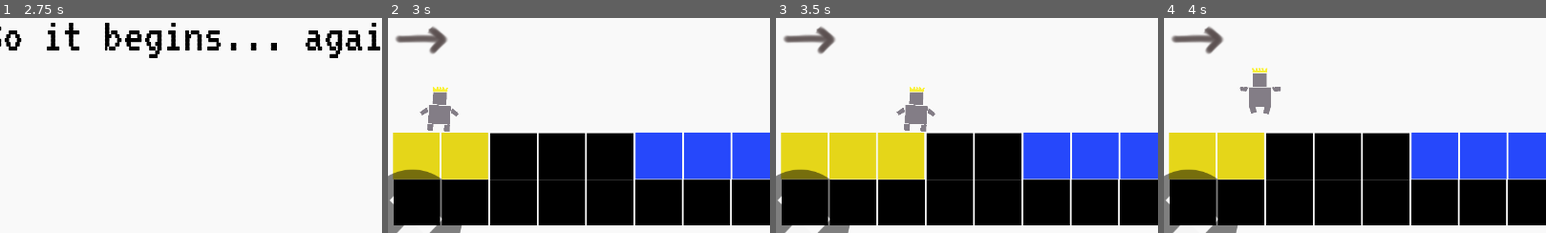
Above: before the commit, frames 1-4 (left to right).
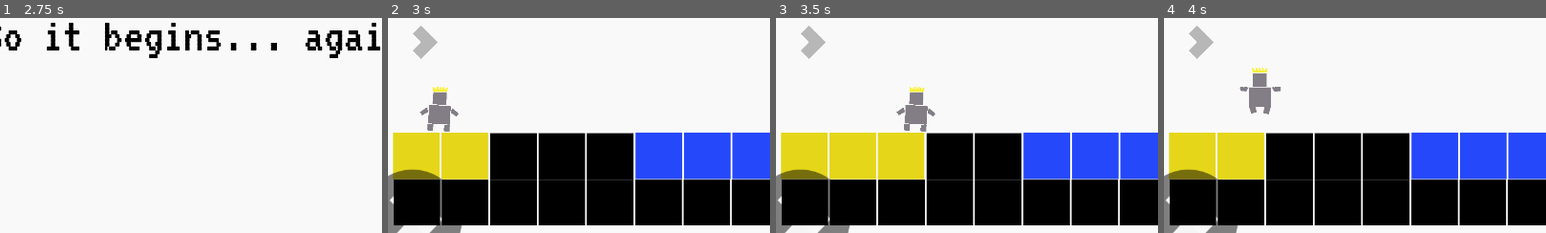
Above: after the commit, the same moments.

Repository: meburns/midas
Game: Godot game, scene res://src/transitions/Splash.tscn
The game is run twice, just before and just after one commit, with the same random seed, the same clock (stepped at 60 frames per second) and the same inputs.
Inputs:
- Up to frame 1 (2.75 s): tap Enter (ui_accept) at 0.5, 1.25, 2 s; hold Right (move_right) 0.53-2.03 s; tap R (refresh) at 0.6, 1.35, 2.1 s; tap Space (jump) at 0.77, 1.52 s; hold A (move_left) from 2.03 s (still down)
- Up to frame 2 (3 s): tap Enter (ui_accept) at 2.75 s; release A (move_left) at 2.78 s; hold Right (move_right) from 2.78 s (still down); tap R (refresh) at 2.85 s
- Up to frame 3 (3.5 s): keep holding Right (move_right); tap Space (jump) at 3.02 s
- Up to frame 4 (4 s): keep holding Right (move_right); tap R (refresh) at 3.6 s; tap Space (jump) at 3.77 s
The pictures show only the part of the screen within x 21-71%, y 38-88%; the shares and areas given below are measured in that part.

Frame 1 is identical in both runs. In frame 2, 1.0% of the frame differs, in the area x 2-16%, y 3-20%; in frame 3, 1.0%; in frame 4, 1.0%.

Commit message:
Replace right blink arrow

Diff:
--- a/src/overlays/BlinkRight.tscn
+++ b/src/overlays/BlinkRight.tscn
@@ -1,10 +1,40 @@
-[gd_scene load_steps=3 format=2]
+[gd_scene load_steps=7 format=2]
 
-[ext_resource path="res://assets/overlays/right_arrow.png" type="Texture" id=1]
-[ext_resource path="res://src/overlays/Blink.gd" type="Script" id=2]
+[ext_resource path="res://assets/overlays/arrow.png" type="Texture" id=1]
+
+[sub_resource type="AtlasTexture" id=4]
+flags = 4
+atlas = ExtResource( 1 )
+region = Rect2( 0, 0, 200, 200 )
+
+[sub_resource type="AtlasTexture" id=5]
+flags = 4
+atlas = ExtResource( 1 )
+region = Rect2( 0, 200, 200, 200 )
+
+[sub_resource type="AtlasTexture" id=6]
+flags = 4
+atlas = ExtResource( 1 )
+region = Rect2( 0, 400, 200, 200 )
+
+[sub_resource type="AtlasTexture" id=7]
+flags = 4
+atlas = ExtResource( 1 )
+region = Rect2( 0, 600, 200, 200 )
+
+[sub_resource type="SpriteFrames" id=3]
+animations = [ {
+"frames": [ SubResource( 4 ), SubResource( 5 ), SubResource( 6 ), SubResource( 7 ) ],
+"loop": true,
+"name": "play",
+"speed": 1.0
+} ]
 
 [node name="BlinkRight" type="Node2D"]
-script = ExtResource( 2 )
 
-[node name="Sprite" type="Sprite" parent="."]
-texture = ExtResource( 1 )
+[node name="AnimatedSprite" type="AnimatedSprite" parent="."]
+scale = Vector2( 0.5, 0.5 )
+frames = SubResource( 3 )
+animation = "play"
+frame = 1
+playing = true
Binary file added: assets/overlays/arrow.aseprite
Binary file added: assets/overlays/arrow.png
Not shown, added: assets/overlays/arrow.png.import
